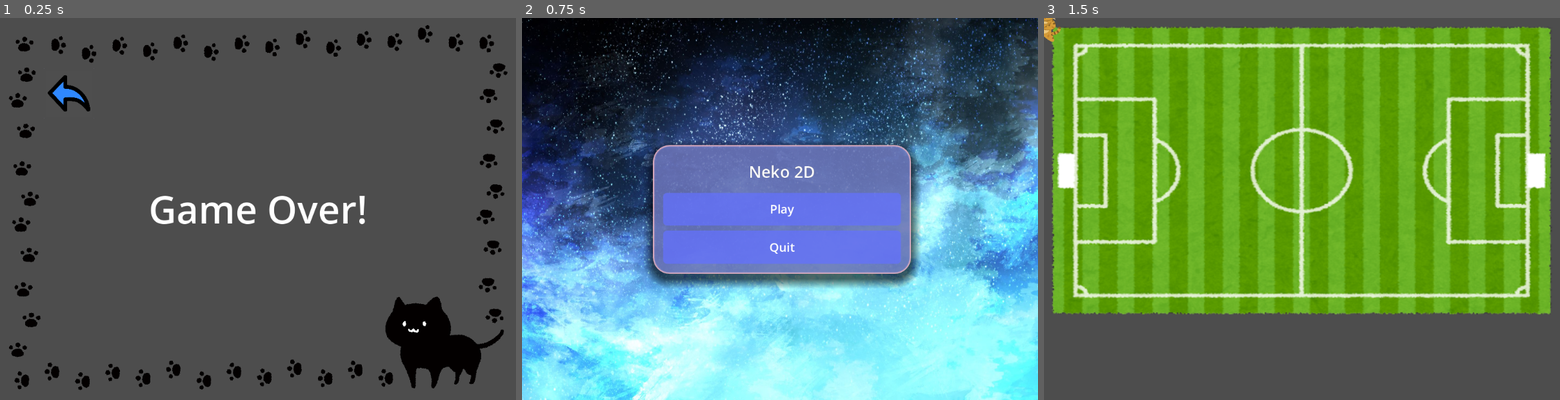
Above: before the commit, frames 1-3 (left to right).
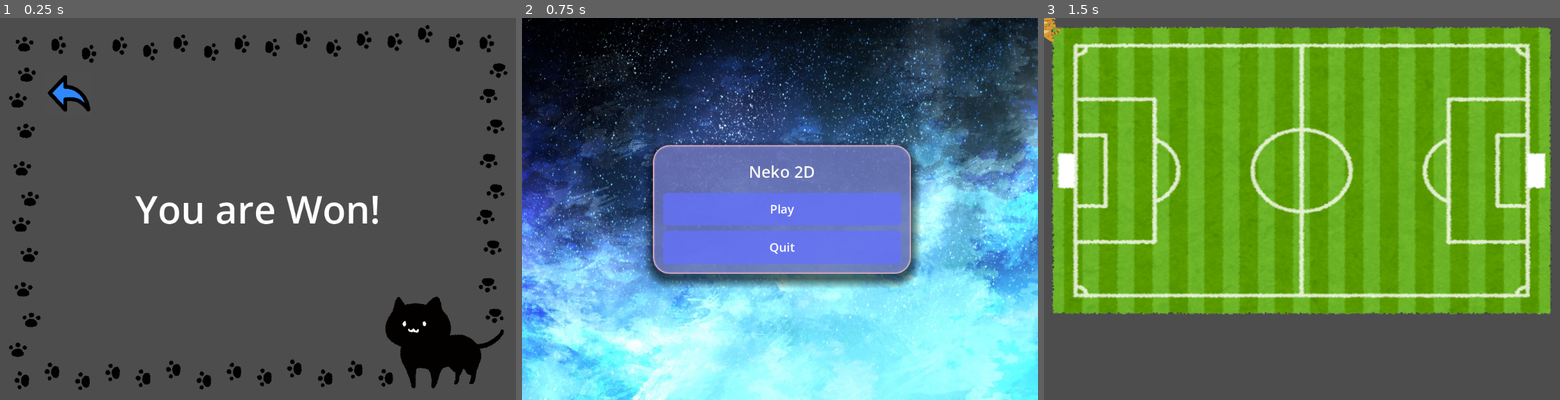
Above: after the commit, the same moments.

Repository: Youho1/Neko2D
Game: Godot game, scene res://Scene/result_menu/result_menu.tscn
The game is run twice, just before and just after one commit, with the same random seed, the same clock (stepped at 60 frames per second) and the same inputs. The project has no main scene, so this scene is started directly.
Inputs (mouse positions are in pixels of both pictures, inside the frame that each line leads up to):
- Up to frame 1 (0.25 s): no input
- Up to frame 2 (0.75 s): click (589, 94) at 0.5 s
- Up to frame 3 (1.5 s): click "Play" at 1.25 s

The runs differ from the first frame. In frame 1, 1.7% of the frame differs, in the area x 26-74%, y 46-54%; in frame 2, nothing differs; in frame 3, nothing differs.

Commit message:
リザルト画面に効果音とメッセージを入れました。
勝利した時：Win効果音　＋　"You are won!"
失敗した時：GameOver効果音　＋ "Game Over!"

Diff:
--- /dev/null
+++ b/Neko2D/Code/ResultMenu/ResultSound.gd
@@ -0,0 +1,23 @@
+extends Node
+@export var PlayerWon : bool
+var played = false
+var ResultLabel
+
+func _ready():
+	ResultLabel = $"../CanvasLayer/result/CenterContainer/Label"
+
+func _process(delta):
+	if PlayerWon == true && !$Win.playing && !$GameOver.playing && !played:
+		# 勝利のSE
+		$Win.play()
+		# 一回再生したら、もう再生しません
+		played = true
+		# 勝利のメッセージ
+		ResultLabel.text = "You are Won!"
+	elif PlayerWon == false && !$Win.playing && !$GameOver.playing  && !played:
+		# 失敗のSE
+		$GameOver.play()
+		# 一回再生したら、もう再生しません
+		played = true
+		# 失敗のメッセージ
+		ResultLabel.text = "Game Over!"
--- a/Neko2D/Scene/result_menu/result_menu.tscn
+++ b/Neko2D/Scene/result_menu/result_menu.tscn
@@ -1,9 +1,12 @@
-[gd_scene load_steps=5 format=3 uid="uid://dfhvw4fqbkxkj"]
+[gd_scene load_steps=8 format=3 uid="uid://dfhvw4fqbkxkj"]
 
 [ext_resource type="Texture2D" uid="uid://cykgvtcu5qpxm" path="res://Scene/result_menu/result.png" id="1_1ou21"]
 [ext_resource type="Texture2D" uid="uid://b08duqrvkqbdc" path="res://Scene/result_menu/back_icon_155778.png" id="2_ctp21"]
 [ext_resource type="Script" path="res://Code/ResultMenu/Result.gd" id="2_iid67"]
 [ext_resource type="Theme" uid="uid://b44hsg432fxir" path="res://Scene/result_menu/new_theme.tres" id="2_smada"]
+[ext_resource type="AudioStream" uid="uid://8b0thna8b74q" path="res://SEorBGM/win.mp3" id="5_5sebl"]
+[ext_resource type="Script" path="res://Code/ResultMenu/ResultSound.gd" id="5_sdvrl"]
+[ext_resource type="AudioStream" uid="uid://c6jxx11fynavu" path="res://SEorBGM/game_over.mp3" id="6_x032p"]
 
 [node name="Result_menu" type="Node"]
 
@@ -40,7 +43,6 @@
 layout_mode = 2
 size_flags_horizontal = 4
 theme_override_font_sizes/font_size = 76
-text = "Game Over!"
 horizontal_alignment = 1
 vertical_alignment = 1
 
@@ -60,4 +62,14 @@
 icon = ExtResource("2_ctp21")
 expand_icon = true
 
+[node name="Sound" type="Node" parent="."]
+script = ExtResource("5_sdvrl")
+PlayerWon = true
+
+[node name="Win" type="AudioStreamPlayer2D" parent="Sound"]
+stream = ExtResource("5_5sebl")
+
+[node name="GameOver" type="AudioStreamPlayer2D" parent="Sound"]
+stream = ExtResource("6_x032p")
+
 [connection signal="pressed" from="CanvasLayer/result/PanelContainer/MarginContainer/Button" to="CanvasLayer" method="_on_button_pressed"]
